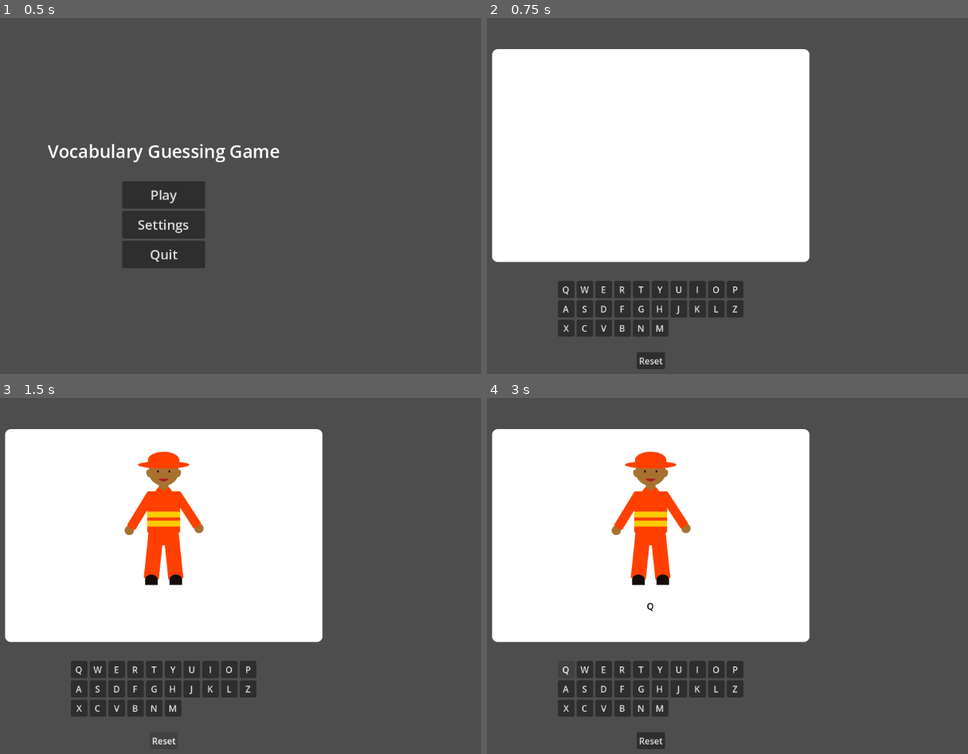
Above: before the commit, frames 1-4 (two rows, left to right).
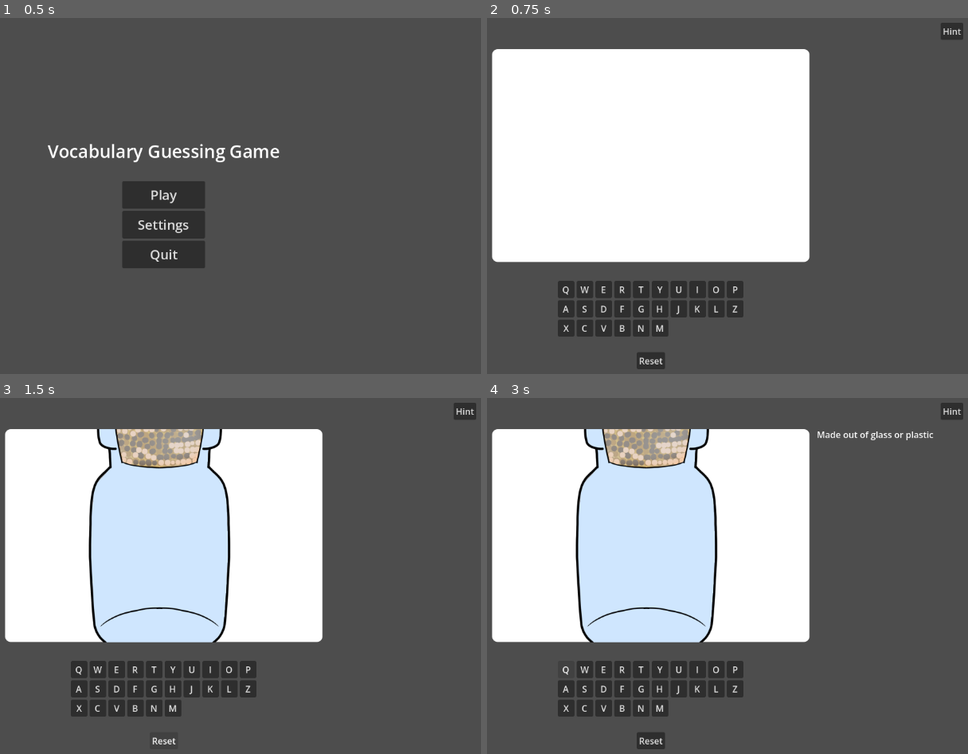
Above: after the commit, the same moments.

Repository: anaissnow/vocabulary-memorization-game
Game: Godot game, scene res://scenes/menus/main_menu.tscn
Two runs of this game, one before a commit and one after it. Both use one fixed random seed, a clock stepped at 60 frames per second and the inputs below. The engine's default icon, where the game draws it, is replaced by a stand-in: a white triangle on a blue panel in a dark square.
Inputs (mouse positions are in pixels of both pictures, inside the frame that each line leads up to):
- Up to frame 1 (0.5 s): no input
- Up to frame 2 (0.75 s): click "Play" at 0.5 s
- Up to frame 3 (1.5 s): click "Reset" at 1.25 s
- Up to frame 4 (3 s): click (953, 412) at 2 s, where only the run after the commit has a clickable "Hint"; click "Q" at 2.75 s

Frame 1 is identical in both runs. In frame 2, 0.2% of the frame differs, in the area x 94-100%, y 1-7%; in frame 3, 17%; in frame 4, 17%, in the area x 18-100%, y 1-69%.

Commit message:
hint done

Diff:
--- a/vocabulary-memorization-game/project.godot
+++ b/vocabulary-memorization-game/project.godot
@@ -23,3 +23,4 @@
 
 rendering_device/driver.windows="d3d12"
 renderer/rendering_method="mobile"
+textures/vram_compression/import_etc2_astc=true
--- a/vocabulary-memorization-game/scenes/test_level.tscn
+++ b/vocabulary-memorization-game/scenes/test_level.tscn
@@ -190,4 +190,31 @@
 layout_mode = 2
 text = "M"
 
+[node name="HintButton" type="Button" parent="CanvasLayer" unique_id=1702076692]
+anchors_preset = 1
+anchor_left = 1.0
+anchor_right = 1.0
+offset_left = -51.0
+offset_top = 10.0
+offset_right = -10.0
+offset_bottom = 41.0
+grow_horizontal = 0
+text = "Hint"
+
+[node name="LabelHint" type="Label" parent="CanvasLayer" unique_id=1637720636]
+unique_name_in_owner = true
+custom_minimum_size = Vector2(260, 385)
+anchors_preset = 11
+anchor_left = 1.0
+anchor_right = 1.0
+anchor_bottom = 1.0
+offset_left = -275.0
+offset_top = 56.0
+offset_right = -13.0
+offset_bottom = -206.0
+grow_horizontal = 0
+grow_vertical = 2
+autowrap_mode = 2
+
 [connection signal="pressed" from="CanvasLayer/Reset" to="." method="_on_reset_pressed"]
+[connection signal="pressed" from="CanvasLayer/HintButton" to="." method="_on_hint_button_pressed"]
--- a/vocabulary-memorization-game/scenes/ui/card_front.tscn
+++ b/vocabulary-memorization-game/scenes/ui/card_front.tscn
@@ -45,15 +45,13 @@
 layout_mode = 2
 theme_override_constants/separation = 20
 
-[node name="TextureRect" type="TextureRect" parent="CenterContainer/VBoxContainer" unique_id=1601391331]
+[node name="Image" type="TextureRect" parent="CenterContainer/VBoxContainer" unique_id=1601391331]
 unique_name_in_owner = true
 layout_mode = 2
 
 [node name="AnswerLabel" type="Label" parent="CenterContainer/VBoxContainer" unique_id=1300080457]
+unique_name_in_owner = true
 layout_mode = 2
 theme_override_colors/font_color = Color(0, 0, 0, 1)
 horizontal_alignment = 1
 vertical_alignment = 1
-
-[node name="HBoxContainer" type="HBoxContainer" parent="CenterContainer/VBoxContainer" unique_id=2100910271]
-layout_mode = 2
--- a/vocabulary-memorization-game/scripts/card data/cat.tres
+++ b/vocabulary-memorization-game/scripts/card data/cat.tres
@@ -5,8 +5,6 @@
 [resource]
 script = ExtResource("1_fcrao")
 answer = "cat"
-hint_meaning = "animal,
-has fur,
-catches mouse"
+hint_lines = PackedStringArray("Makes purring sound", "Likes to scratch things", "Hunts mice")
 hint_spelling = Array[String](["c", "a", "t"])
 metadata/_custom_type_script = "uid://bjbn6skn2hnwh"
--- a/vocabulary-memorization-game/scripts/card data/chair.tres
+++ b/vocabulary-memorization-game/scripts/card data/chair.tres
@@ -7,8 +7,6 @@
 script = ExtResource("2_5yfkd")
 image = ExtResource("1_qcwrh")
 answer = "chair"
-hint_meaning = "something you sit on,
-made out of wood or plastic,
-has four legs and a back"
+hint_lines = PackedStringArray("Comes in many types of materials", "You sit on it", "Has a back and four legs")
 hint_spelling = Array[String](["c", "h", "a", "i", "r"])
 metadata/_custom_type_script = "uid://bjbn6skn2hnwh"
--- a/vocabulary-memorization-game/scripts/card data/dog.tres
+++ b/vocabulary-memorization-game/scripts/card data/dog.tres
@@ -5,8 +5,6 @@
 [resource]
 script = ExtResource("1_woi3e")
 answer = "dog"
-hint_meaning = "animal,
-kept as pet,
-man's best friend"
+hint_lines = PackedStringArray("Man\'s best friend", "Likes to play fetch", "Very loyal")
 hint_spelling = Array[String](["d", "o", "g"])
 metadata/_custom_type_script = "uid://bjbn6skn2hnwh"
--- a/vocabulary-memorization-game/scripts/card data/egg.tres
+++ b/vocabulary-memorization-game/scripts/card data/egg.tres
@@ -7,8 +7,6 @@
 script = ExtResource("2_3nfph")
 image = ExtResource("1_ivtb5")
 answer = "Egg"
-hint_meaning = "Food item,
-Can be found in the kitchen,
-Laid by a chicken"
+hint_lines = PackedStringArray("Common item in the kitchen", "Laid by a hen", "You can eat it in various ways")
 hint_spelling = Array[String](["E", "G", "G"])
 metadata/_custom_type_script = "uid://bjbn6skn2hnwh"
--- a/vocabulary-memorization-game/scripts/card data/firefighter.tres
+++ b/vocabulary-memorization-game/scripts/card data/firefighter.tres
@@ -7,9 +7,7 @@
 script = ExtResource("2_a37ee")
 image = ExtResource("1_x1tb0")
 answer = "firefighter"
-hint_meaning = "a career,
-responds to emergency that involves fire or natural disasters,
-works in the fire department"
+hint_lines = PackedStringArray("Saves people", "Deals with fire and other emergencies")
 hint_spelling = Array[String](["f", "i", "r", "e", "f", "i", "g", "h", "t", "e", "r"])
 difficulty = 2
 metadata/_custom_type_script = "uid://bjbn6skn2hnwh"
--- a/vocabulary-memorization-game/scripts/card data/godot.tres
+++ b/vocabulary-memorization-game/scripts/card data/godot.tres
@@ -7,8 +7,6 @@
 script = ExtResource("2_6co8d")
 image = ExtResource("1_168dm")
 answer = "Godot"
-hint_meaning = "Gear-shaped head,
-Mascot for a game engine,
-The brand of a free open-source software"
+hint_lines = PackedStringArray("Logo icon of a free open-source software game engine", "Looks like a gearhead")
 hint_spelling = Array[String](["G", "O", "D", "O", "T"])
 metadata/_custom_type_script = "uid://bjbn6skn2hnwh"
--- a/vocabulary-memorization-game/scripts/card data/jar.tres
+++ b/vocabulary-memorization-game/scripts/card data/jar.tres
@@ -7,8 +7,6 @@
 script = ExtResource("2_fkvgh")
 image = ExtResource("1_r0m28")
 answer = "Jar"
-hint_meaning = "Made of glass,
-Found in the kitchen,
-Used to store liquid"
+hint_lines = PackedStringArray("Made out of glass or plastic", "Stores liquid or powder", "Found in kitchens")
 hint_spelling = Array[String](["J", "A", "R"])
 metadata/_custom_type_script = "uid://bjbn6skn2hnwh"
--- a/vocabulary-memorization-game/scripts/card data/smartphone.tres
+++ b/vocabulary-memorization-game/scripts/card data/smartphone.tres
@@ -7,9 +7,7 @@
 script = ExtResource("2_jkyid")
 image = ExtResource("1_rdjlr")
 answer = "SMARTPHONE"
-hint_meaning = "A rectangular metal with glass screen,
-You can play games and search for information,
-Everybody has it"
+hint_lines = PackedStringArray("Everybody has it", "Used to search for information or for entertainment", "Very useful for connecting with people")
 hint_spelling = Array[String](["S", "M", "A", "R", "T", "P", "H", "O", "N", "E"])
 difficulty = 2
 metadata/_custom_type_script = "uid://bjbn6skn2hnwh"
--- a/vocabulary-memorization-game/scripts/card data/teacher.tres
+++ b/vocabulary-memorization-game/scripts/card data/teacher.tres
@@ -7,7 +7,6 @@
 script = ExtResource("2_b2yes")
 image = ExtResource("1_mhbmo")
 answer = "teacher"
-hint_meaning = "works in schools,
-teach you different subjects"
+hint_lines = PackedStringArray("Educates people", "Works in schools and universities", "Gives points for your homework")
 hint_spelling = Array[String](["t", "e", "a", "c", "h", "e", "r"])
 metadata/_custom_type_script = "uid://bjbn6skn2hnwh"
--- a/vocabulary-memorization-game/scripts/flashcard.gd
+++ b/vocabulary-memorization-game/scripts/flashcard.gd
@@ -1,8 +1,38 @@
 extends Panel
+class_name Flashcard
 
 ## flashcard.gd
 
 @onready var answer_label: Label = $CenterContainer/VBoxContainer/AnswerLabel
+@onready var label_hint: Label = %LabelHint
+@onready var image: TextureRect = %Image
+
+
+var hint_lines: PackedStringArray
+var current_hint : int = 0
+
+
+func show_card(card: CardData):
+	print("RAW HINT: ")
+	print(card.hint_lines)
+
+	print("SPLIT RESULT: ")
+	print(hint_lines)
+	print("SIZE: ", hint_lines.size())
+
+	hint_lines = card.hint_lines
+	current_hint = 0
+	image.texture = card.image
+	label_hint.text = ""
+
+
+func reveal_next_hint():
+	if current_hint < hint_lines.size():
+		if label_hint.text != "":
+			label_hint.text += "\n"
+
+		label_hint.text += hint_lines[current_hint]
+		current_hint += 1
 
 
 func append_letter(letter: String):
--- a/vocabulary-memorization-game/scripts/resource/CardData.gd
+++ b/vocabulary-memorization-game/scripts/resource/CardData.gd
@@ -4,7 +4,7 @@
 @export var image: Texture2D
 @export var answer: String
 
-@export_multiline var hint_meaning: String
+@export var hint_lines: PackedStringArray
 @export var hint_category: String
 @export var hint_spelling: Array[String]
 
--- a/vocabulary-memorization-game/scripts/test_level.gd
+++ b/vocabulary-memorization-game/scripts/test_level.gd
@@ -2,18 +2,28 @@
 ## test_level.gd
 
 
-@onready var card_front: Panel = $CanvasLayer/CardFront
+@onready var card_front: Flashcard = $CanvasLayer/CardFront
 @onready var keyboard: GridContainer = $CanvasLayer/Keyboard
+@onready var label_hint: Label = $CanvasLayer/LabelHint
 
 @export var cards: Array[CardData]
+#@onready var card = cards.pick_random()
+@onready var image = card_front.get_node("%Image")
 
 
 func _ready() -> void:
 	keyboard.key_pressed.connect(card_front.append_letter)
-	var card = cards.pick_random()
-	var image = card_front.get_node("%TextureRect")
 	print(card_front.get_answer_text)
-	image.texture = card.image
+	#image.texture = card.image
 
 func _on_reset_pressed() -> void:
-	get_tree().reload_current_scene()
+	load_new_card()
+
+
+func _on_hint_button_pressed() -> void:
+	card_front.reveal_next_hint()
+
+
+func load_new_card():
+	var card = cards.pick_random()
+	card_front.show_card(card)
Not shown, added: vocabulary-memorization-game/export_presets.cfg
